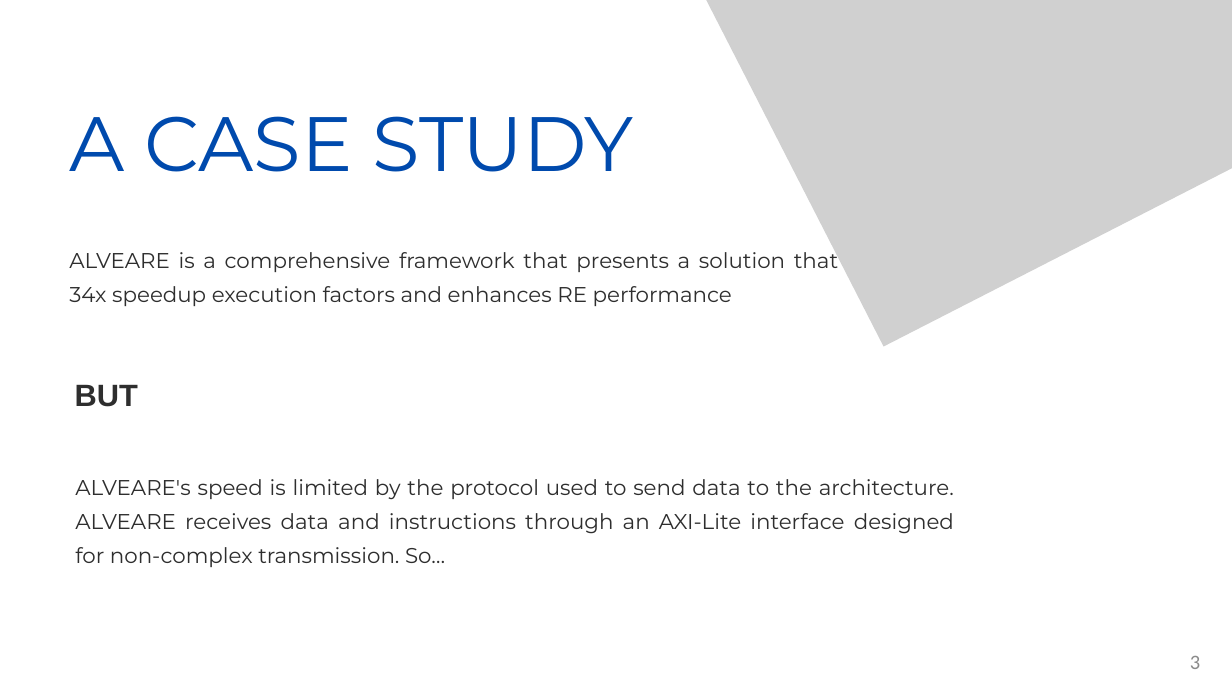
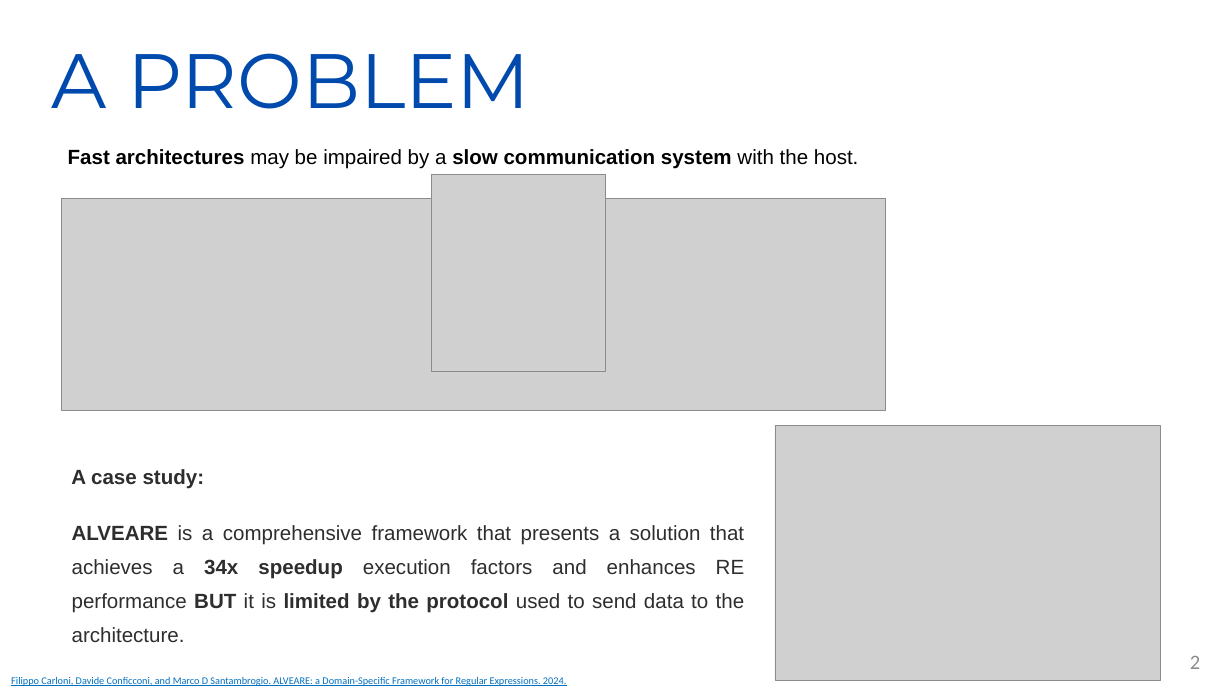
Before and after one commit to Marcolbr2001/ACA_PROJECT, a slide deck: slide 2 of ASH_ACA_PWP.pptx (slide 3 before the commit). Drawn at 1232x693 pixels with LibreOffice and Linux fonts; fonts in the diff are those of the drawing; grey boxes stand for pictures. Boxes give left, top, right and bottom in pixels: in the first picture for what was removed or moved away, otherwise in the second. Text is boxed around its words. In the diff, an @@ line names an element or a change of style, - is before the commit and + after.

Commit message:
PPTX

```diff
--- a/ASH_ACA_PWP.pptx
+++ b/ASH_ACA_PWP.pptx
@@ picture removed at (647,0,1232,346) @@
@@ text added at (52,53,530,109), 90 pt, text #004AAD @@
+A PROBLEM
@@ text added at (68,149,858,169), 24 pt, text #000000, bold @@
+Fast architectures may be impaired by a slow communication system with the host.
@@ picture added at (431,175,605,371) @@
@@ picture added at (62,198,886,410) @@
@@ text removed at (75,385,138,407) @@
-  BUT
@@ picture added at (775,425,1160,680) @@
@@ text at (71,469,205,489): text changed; size 90 to 24 pt; font Montserrat to Arial; text colour #004AAD to #2E2E2E; bold on @@
-A CASE STUDY
+A case study:
@@ text removed at (75,479,954,567) @@
-ALVEARE's speed is limited by the protocol used to send data to the architecture. ALVEARE receives data and instructions through an AXI-Lite interface designed for non-complex transmission. So…
@@ text at (72,525,745,642): text changed; size 25 to 24 pt; font Montserrat to Arial @@
-ALVEARE is a comprehensive framework that presents a solution that achieves a 34x speedup execution factors and enhances RE performance
+ALVEARE is a comprehensive framework that presents a solution that achieves a 34x speedup execution factors and enhances RE performance BUT it is limited by the protocol used to send data to the architecture.
@@ page number at (1190,656,1200,669): text changed @@
-3
+2
@@ text added at (11,677,566,686), 12 pt, text #0070C0, underline @@
+Filippo Carloni, Davide Conficconi, and Marco D Santambrogio. ALVEARE: a Domain-Specific Framework for Regular Expressions. 2024.
```
Also in this commit, not shown: 12 other slides changed, 2 slides added, 16 slides removed.
